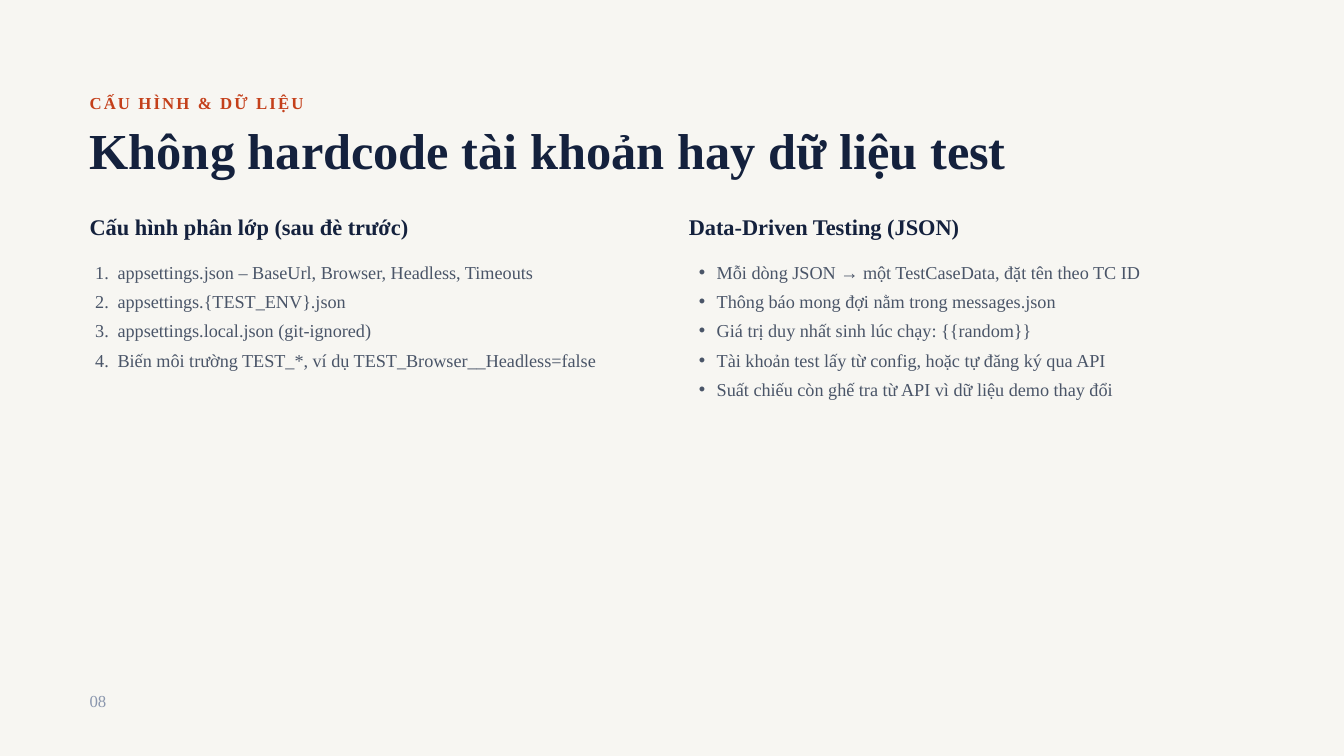
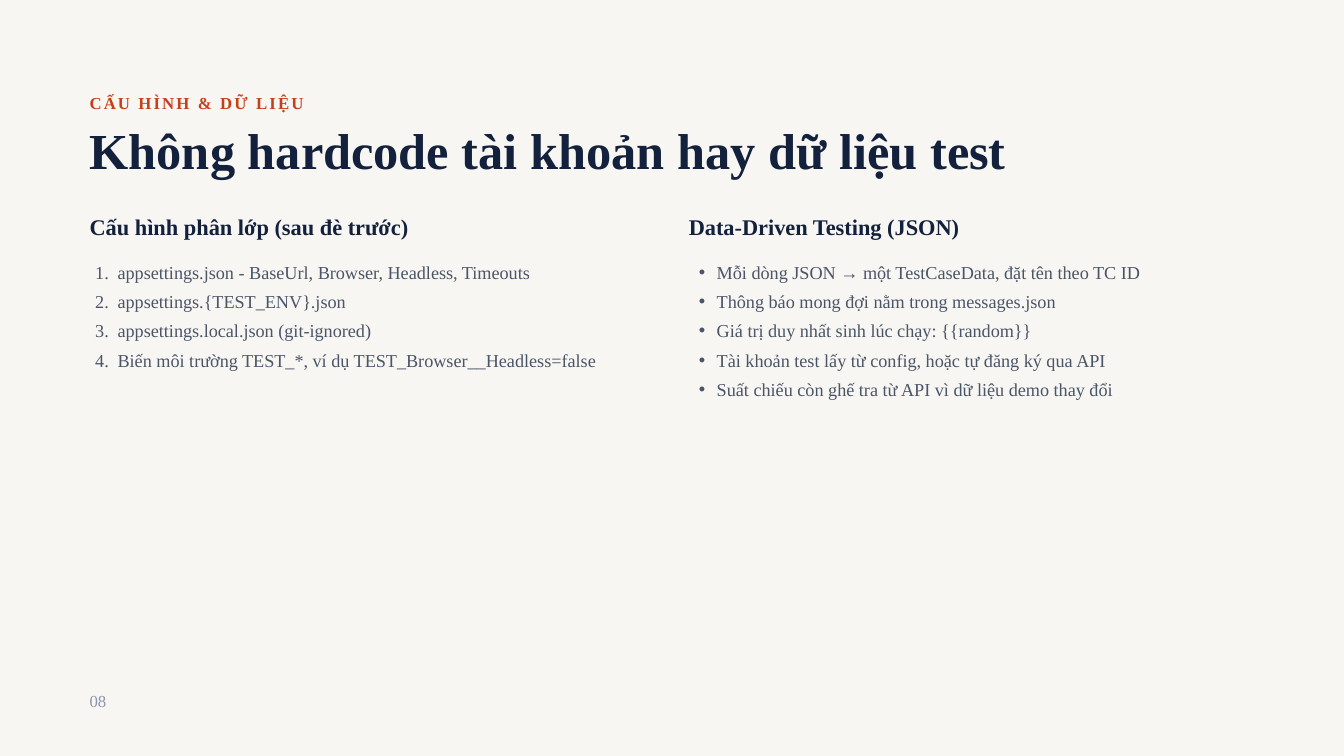
Before and after one commit to kh4nhNLK7068/CapstonePlaywrightTesting19, a slide deck: slide 8 of docs/Capstone Automation - Movie Booking.pptx. Drawn at 1344x756 pixels with LibreOffice and Linux fonts; fonts in the diff are those of the drawing. Boxes give left, top, right and bottom in pixels: in the first picture for what was removed or moved away, otherwise in the second. Text is boxed around its words. In the diff, an @@ line names an element or a change of style, - is before the commit and + after.

```diff
--- a/docs/Capstone Automation - Movie Booking.pptx
+++ b/docs/Capstone Automation - Movie Booking.pptx
@@ text at box(118, 266, 530, 283): text changed @@
-1. appsettings.json – BaseUrl, Browser, Headless, Timeouts
+1. appsettings.json - BaseUrl, Browser, Headless, Timeouts
```
Also in this commit, not shown: 6 other slides changed, 1 other file.
